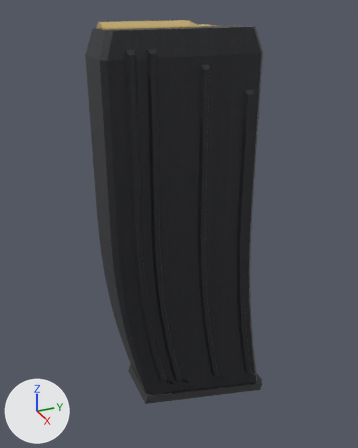
A saved change to the Blender file assets/weapons/stanag/stanag.blend.
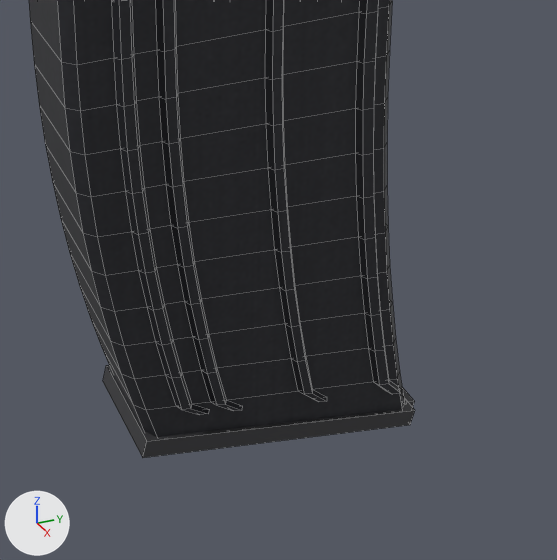
There are two pictures of each version: one whole from a 50 mm camera at (0.1752, -0.0777, 0.0098) aimed at (-0.0056, 0.0037, -0.0806), one close up on the part from 24% to 90% of the width and 46% to 100% of the height. The axes (+X, +Y, +Z) are drawn at lower left. The lights are the same throughout. The last two pictures show the newer version. The close-ups show mesh edges as thin lines.

Objects in the first close-up: 'Magazine'.
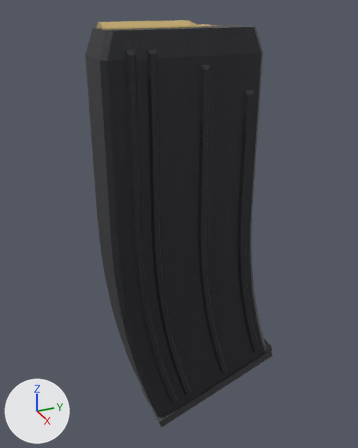
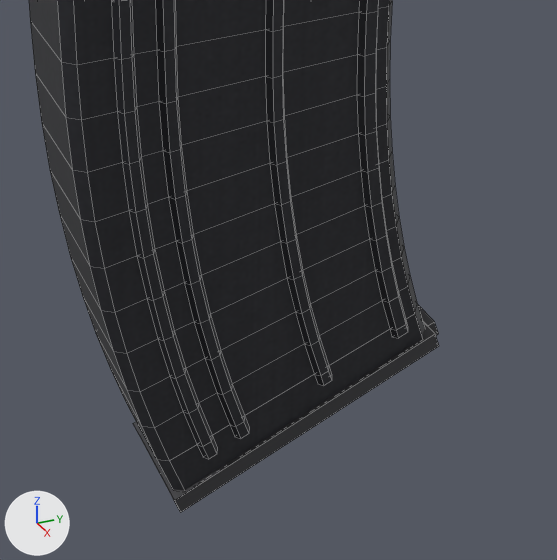
Where the change shows, as pixel boxes (x1, y1, x2, y2) in the close-ups (557 x 560 px; the box of a moved part takes in the faces that stretch with it):
'Magazine', reshaped: before (29, 0, 415, 458); after (29, 0, 439, 512)
part 1 of me_magazine, moved or reshaped: before (103, 365, 415, 458); after (133, 323, 439, 512)
part 2 of me_magazine, moved or reshaped: before (402, 387, 415, 407); after (418, 305, 438, 335)
part 3 of me_magazine, moved or reshaped: before (34, 23, 404, 437); after (34, 23, 425, 490)

The change, as a diff of the scene's bpy script:
```diff
--- a/assets/weapons/stanag/stanag.blend.py
+++ b/assets/weapons/stanag/stanag.blend.py
@@ me_magazine @@
 # used by ob_magazine; parent = ob_stanag; location = (0.0, 0.0, 0.0)
-me_magazine.from_pydata(...)  # 582 vertices, 538 faces; spans x -0.013..0.013, y -0.032..0.044, z -0.175..0.002
+me_magazine.from_pydata(...)  # 582 vertices, 538 faces; spans x -0.013..0.013, y -0.032..0.049, z -0.176..0.002
+# me_magazine part 1: the loose piece of 8 vertices spanning x -0.012..0.012, y -0.021..0.043, z -0.174..-0.155 is turned 34 degrees about the x axis through its middle, then moved by (0.0, 0.006, 0.001)
+# me_magazine part 2: the loose piece of 8 vertices spanning x -0.009..0.009, y 0.041..0.044, z -0.175..-0.17 is turned 34 degrees about the x axis through its middle, then moved by (0.0, 0.005, 0.02)
+# me_magazine part 3: 390 of 582 vertices moved; they spanned x -0.013..0.013, y -0.031..0.042, z -0.171..-0.08 and now span x -0.013..0.013, y -0.031..0.045, z -0.173..-0.08; mean shift (0.0, 0.002, 0.0); largest move (0.009, 0.042, -0.171) -> (0.009, 0.045, -0.151)
 me_magazine.materials.append(mat_stanagbody)
```
